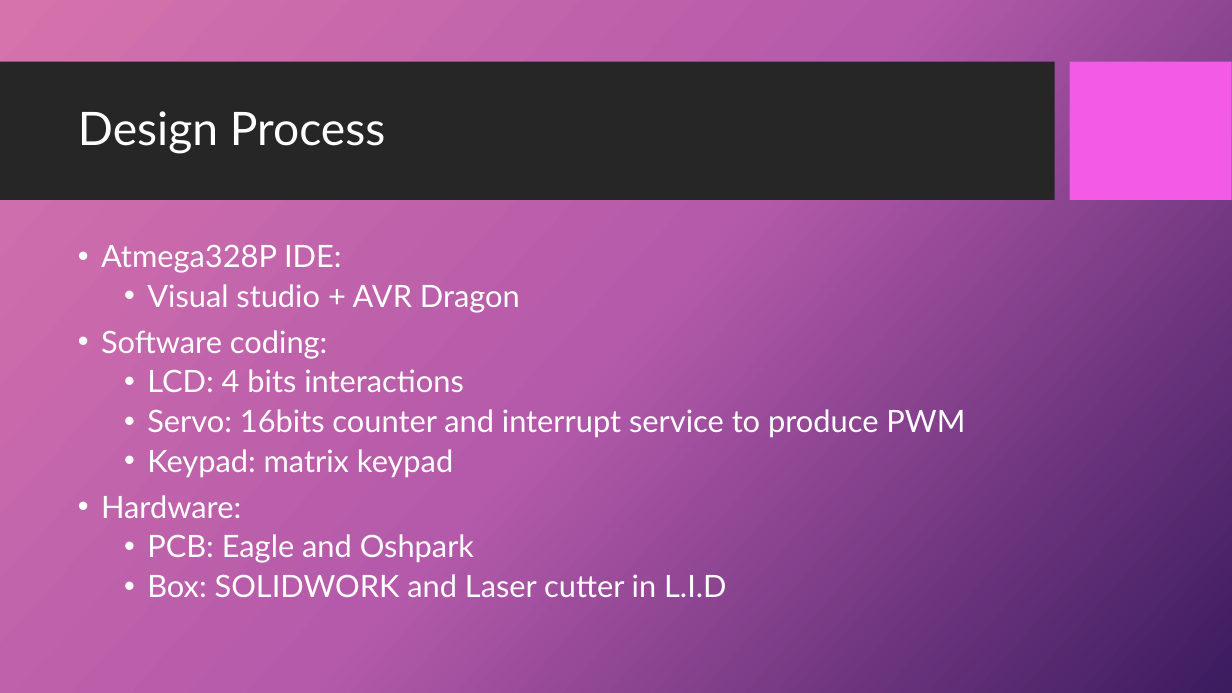
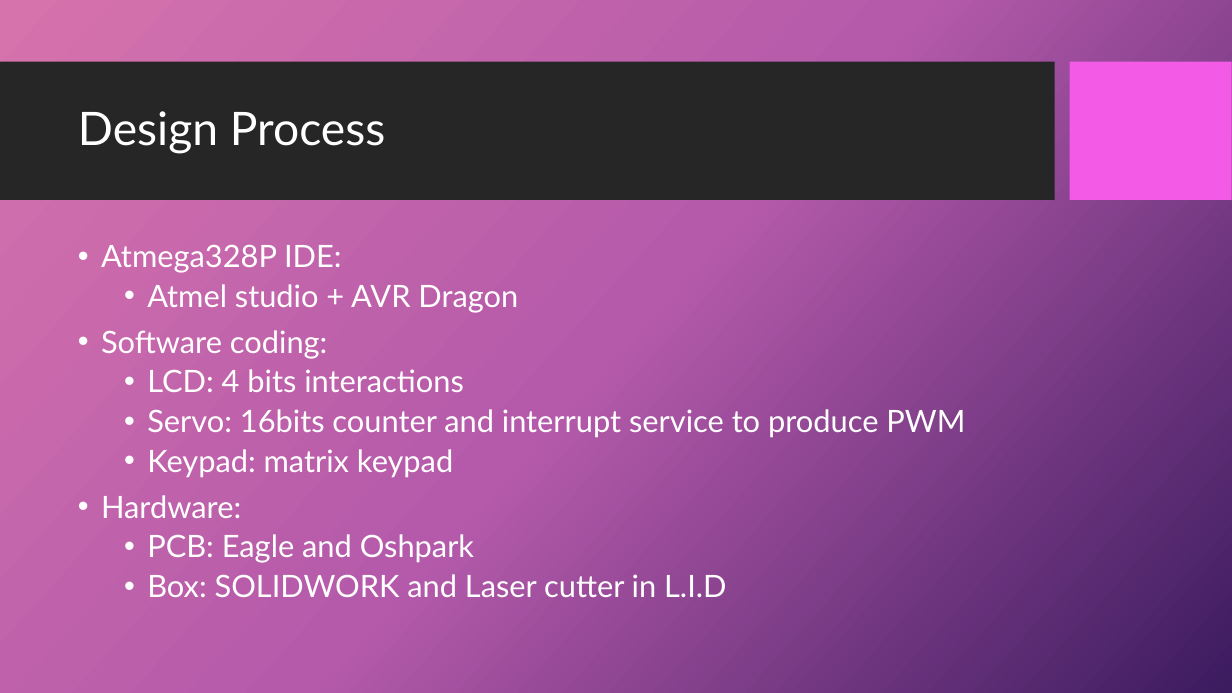
Before and after one commit to dandz12/ECE411-Practicum-Project, a slide deck: slide 9 of ECE411 - Final Presentation.pptx. Drawn at 1232x693 pixels with LibreOffice and Linux fonts; fonts in the diff are those of the drawing; background and template pictures are left out. Boxes give left, top, right and bottom in pixels: in the first picture for what was removed or moved away, otherwise in the second. Text is boxed around its words. In the diff, an @@ line names an element or a change of style, - is before the commit and + after.

```diff
--- a/ECE411 - Final Presentation.pptx
+++ b/ECE411 - Final Presentation.pptx
@@ text at (x1=147, y1=284, x2=518, y2=313): text changed @@
-  • Visual studio + AVR Dragon
+  • Atmel studio + AVR Dragon
```
Also in this commit, not shown: 8 other slides changed.
